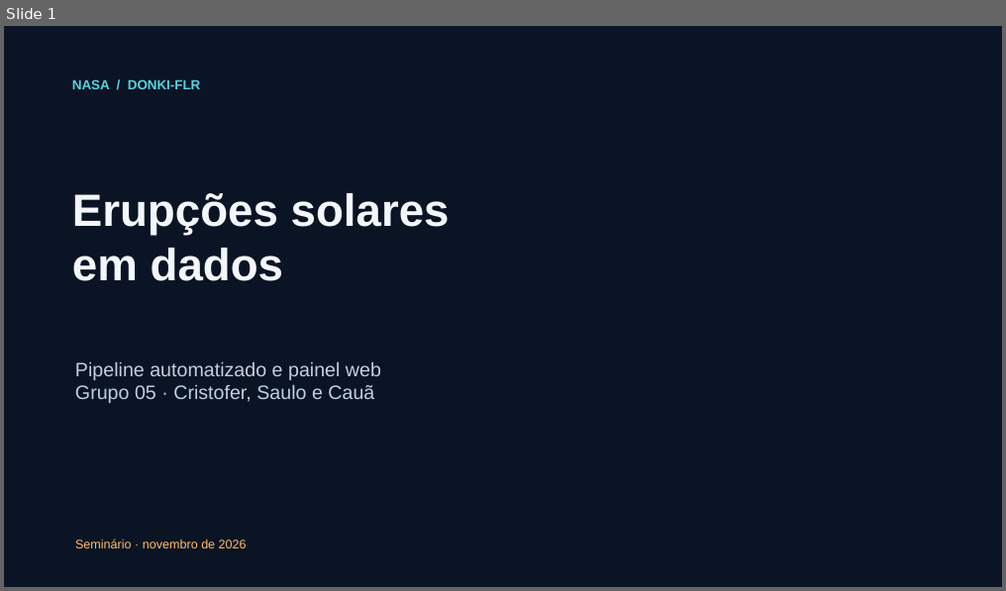
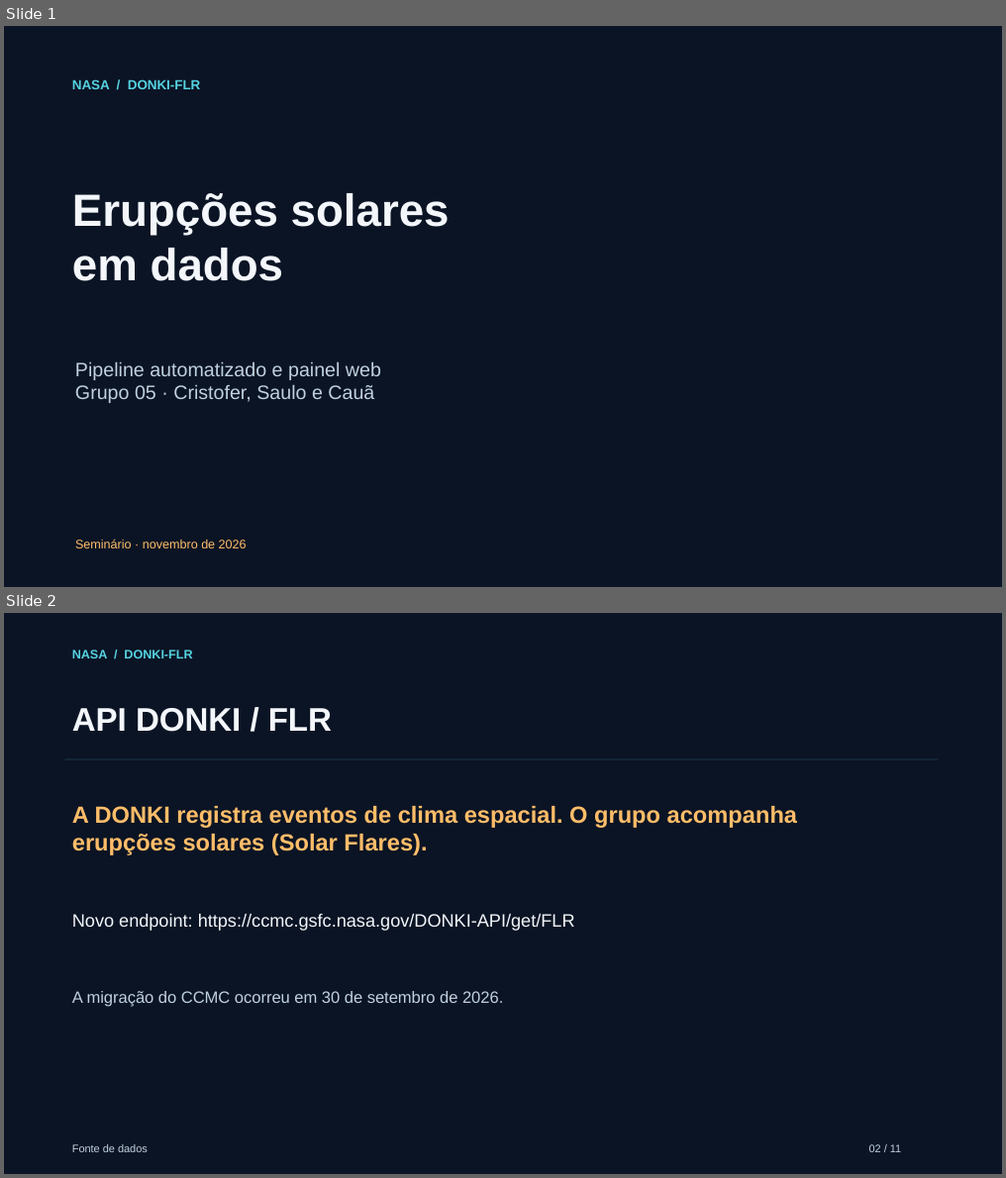
Before and after one commit to API-NASA-CCS/DONKI-FLR, a slide deck: docs/apresentacao.pptx. Shown one above the other, each under a label of ours: slide 1 before the commit, slides 1 and 2 after it. The pictures are 1006x591 and 1006x1178 pixels, drawn with LibreOffice and Linux fonts; fonts in the diff are those of the drawing. Boxes give left, top, right and bottom in pixels: in the first picture for what was removed or moved away, otherwise in the second. Text is boxed around its words. In the diff, an @@ line names an element or a change of style, - is before the commit and + after.

Commit message:
Corrige endpoint DONKI após migração CCMC

```diff
--- a/docs/apresentacao.pptx
+++ b/docs/apresentacao.pptx
@@ slide 2 added at (4,613,1002,1174), background #0B1424 @@
@@ text added at (72,650,192,659), 12 pt, text #55D2E1, bold @@
+NASA / DONKI-FLR
@@ text added at (72,708,332,732), 31.5 pt, text #F3F7FB, bold @@
+API DONKI / FLR
@@ line added from (64, 760) to (939, 760), #27435E 0.75 pt @@
@@ text added at (72,806,797,856), 22.5 pt, text #FFBD69, bold @@
+A DONKI registra eventos de clima espacial. O grupo acompanha erupções solares (Solar Flares).
@@ text added at (72,914,575,931), 17.2 pt, text #F3F7FB @@
+Novo endpoint: https://ccmc.gsfc.nasa.gov/DONKI-API/get/FLR
@@ text added at (72,991,503,1007), 15.8 pt, text #BFD0DF @@
+A migração do CCMC ocorreu em 30 de setembro de 2026.
@@ text added at (72,1145,148,1153), 10.5 pt, text #BFD0DF @@
+Fonte de dados
@@ text added at (869,1145,901,1153), 10.5 pt, text #BFD0DF @@
+02 / 11
```
Also in this commit, not shown: 7 slides changed, 2 other slides added, 3 slides removed, 8 other files.
